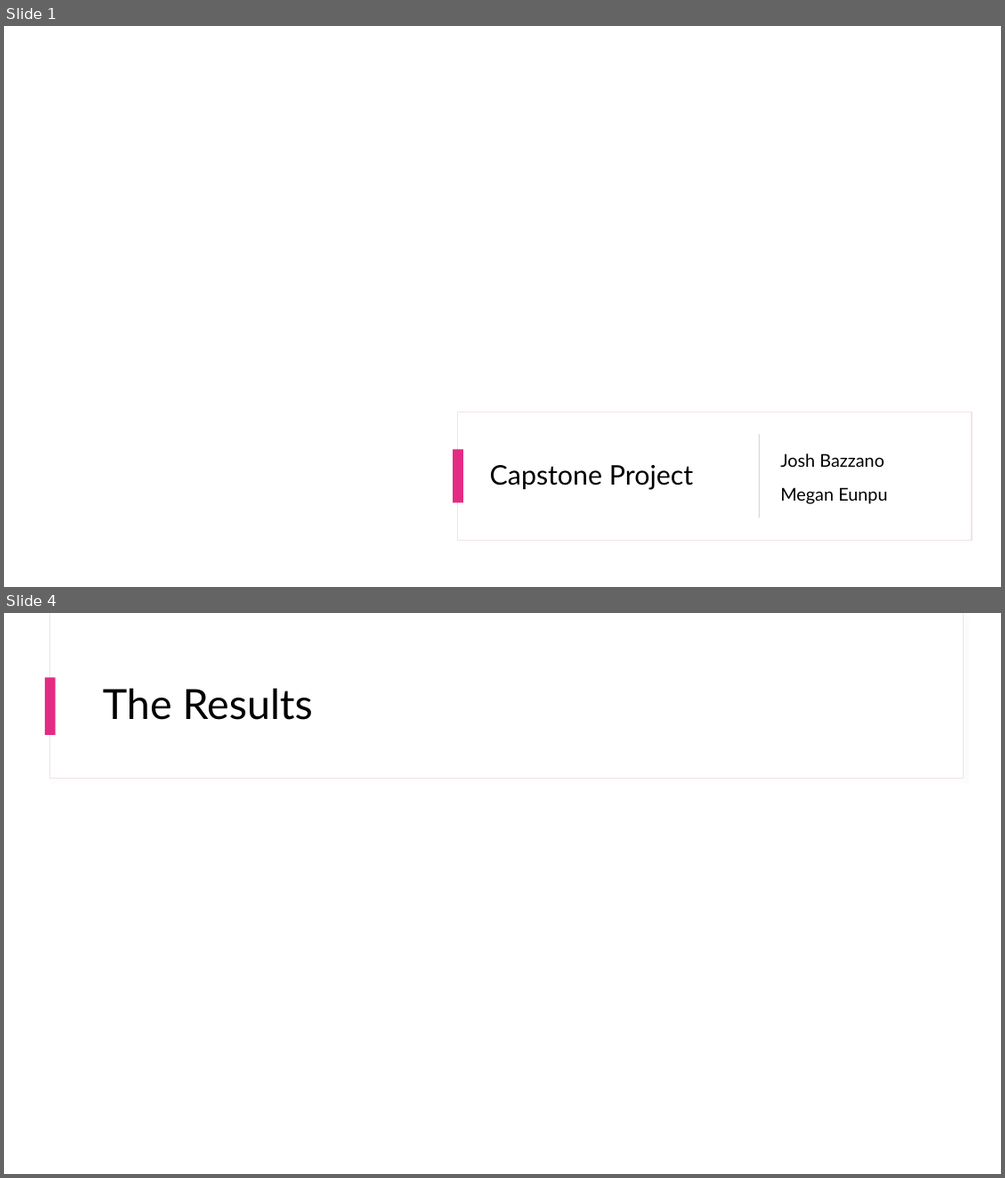
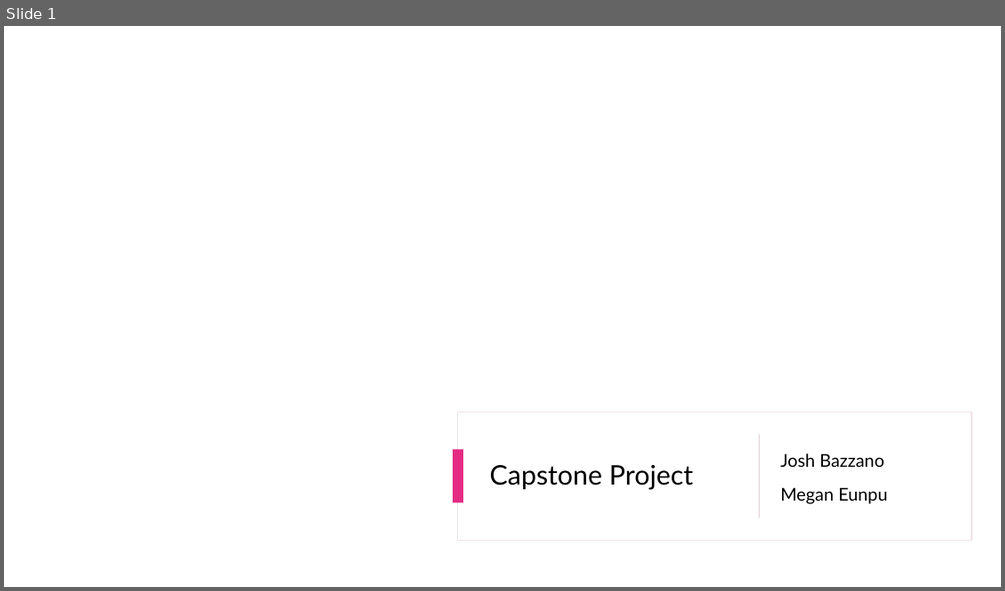
Before and after one commit to Joshbazz/polymarket_copy_trader, a slide deck: Capstone Presentation.pptx. Shown one above the other, each under a label of ours: slides 1 and 4 before the commit, slide 1 after it; the slides between them are not shown. The pictures are 1005x1178 and 1005x591 pixels, drawn with LibreOffice and Linux fonts; fonts in the diff are those of the drawing; background and template pictures are left out. Boxes give left, top, right and bottom in pixels: in the first picture for what was removed or moved away, otherwise in the second. Text is boxed around its words. In the diff, an @@ line names an element or a change of style, - is before the commit and + after.

```diff
--- a/Capstone Presentation.pptx
+++ b/Capstone Presentation.pptx
@@ slide 4 removed at box(4, 613, 1001, 1174), background #FFFFFF @@
@@ rectangle removed at box(49, 613, 963, 779) @@
@@ rectangle removed at box(50, 613, 963, 778) @@
@@ rectangle removed at box(45, 677, 56, 735) @@
@@ title removed at box(103, 688, 313, 720) @@
-The Results
```
Also in this commit, not shown: 1 slide changed, 8 slides added, 2 other slides removed, 3 other files.
